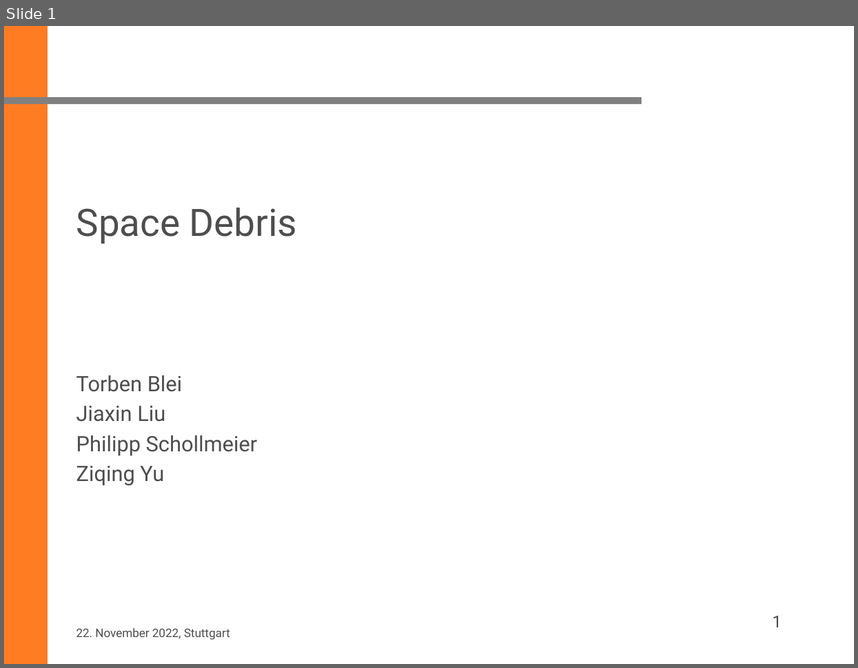
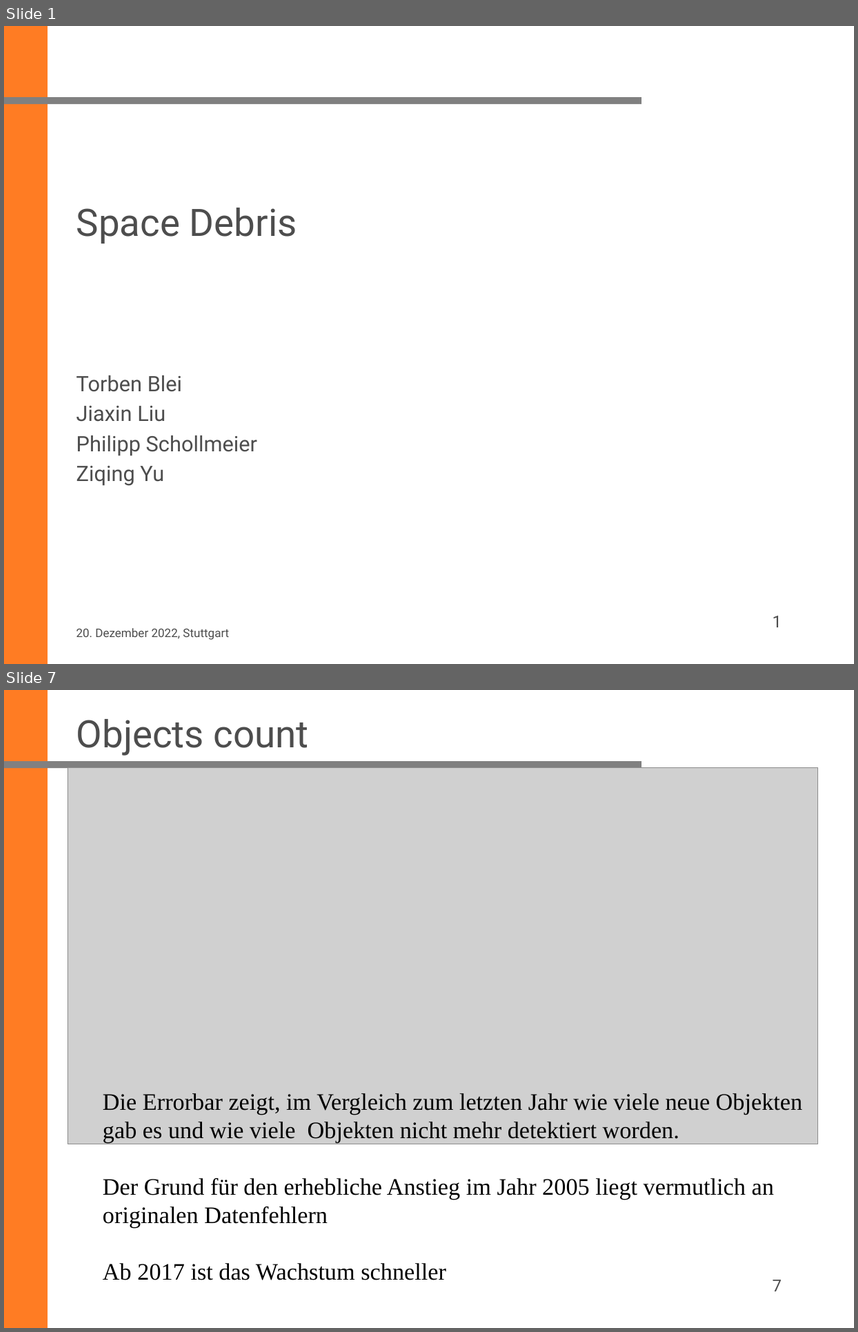
Before and after one commit to ziqing97/Seminar-Aktuelle-Geodaetische-Satelliten-missionen, a slide deck: Project_Space_Debris/vortrag/20221219_Yu.pptx. Shown one above the other, each under a label of ours: slide 1 before the commit, slides 1 and 7 after it; the slides between them are not shown. The pictures are 858x668 and 858x1332 pixels, drawn with LibreOffice and Linux fonts; fonts in the diff are those of the drawing; grey boxes stand for pictures; background and template pictures are left out. Boxes give left, top, right and bottom in pixels: in the first picture for what was removed or moved away, otherwise in the second. Text is boxed around its words. In the diff, an @@ line names an element or a change of style, - is before the commit and + after.

```diff
--- a/Project_Space_Debris/vortrag/20221219_Yu.pptx
+++ b/Project_Space_Debris/vortrag/20221219_Yu.pptx
@@ slide 7 added at bbox=[4, 690, 854, 1328], background #FFFFFF; not listed: 2 template elements that a slide beside it also shows @@
@@ title added at bbox=[76, 719, 309, 756], 32 pt, text #4D4D4D @@
+Objects count
@@ picture added at bbox=[67, 768, 818, 1144] @@
@@ text added at bbox=[103, 1093, 803, 1280], 20 pt, text #000000 @@
+Die Errorbar zeigt, im Vergleich zum letzten Jahr wie viele neue Objekten
+gab es und wie viele Objekten nicht mehr detektiert worden.
+Der Grund für den erhebliche Anstieg im Jahr 2005 liegt vermutlich an
+originalen Datenfehlern
+Ab 2017 ist das Wachstum schneller
@@ page number added at bbox=[773, 1279, 782, 1291], 14 pt, text #4D4D4D @@
+7
@@ slide 1 changed as well @@
@@ text at bbox=[76, 628, 229, 639]: text changed @@
-22. November 2022, Stuttgart
+20. Dezember 2022, Stuttgart
```
Also in this commit, not shown: 5 other slides added, 2 other files.
